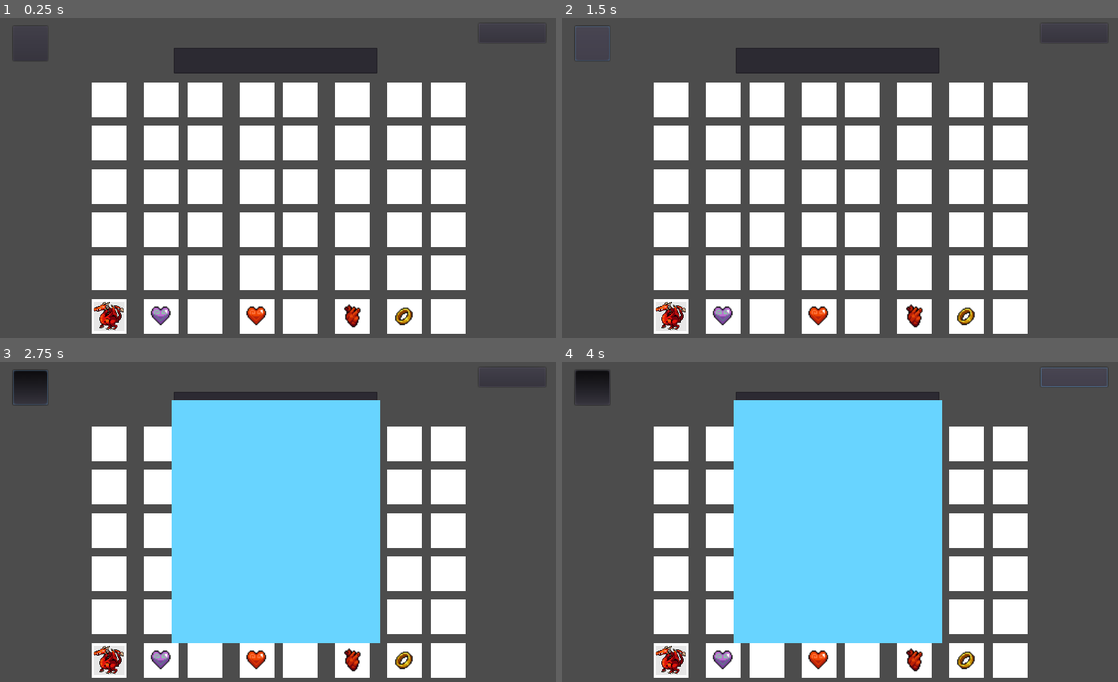
Above: before the commit, frames 1-4 (two rows, left to right).
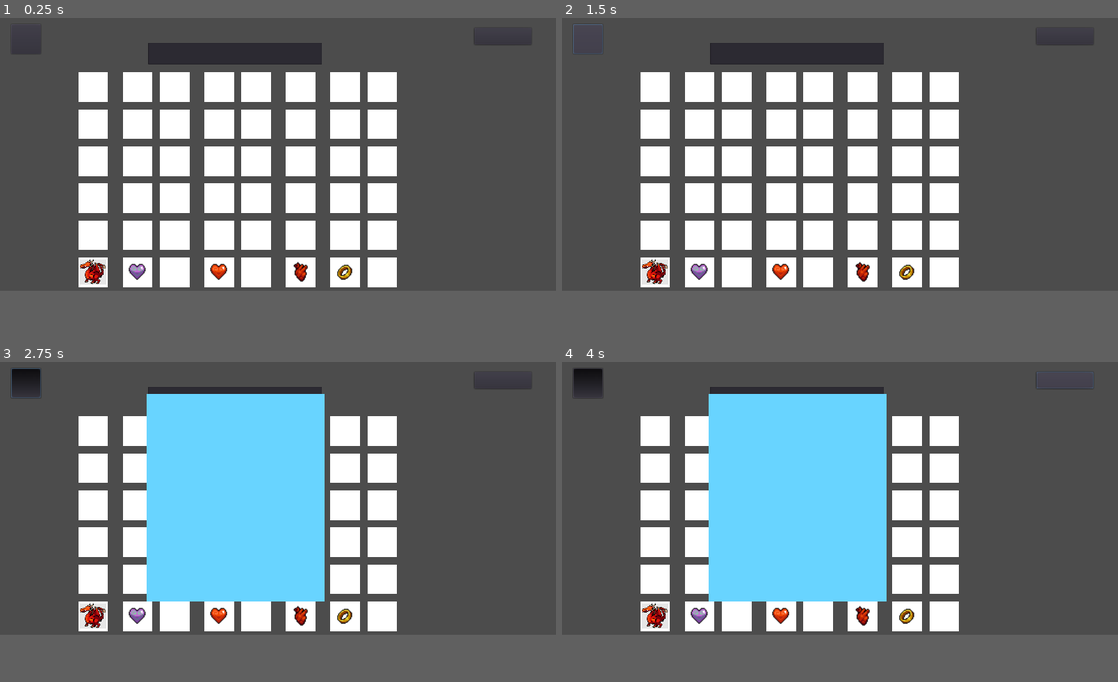
Above: after the commit, the same moments.

Repository: shortcakesweets/necro-wordle
Game: Godot game, scene res://tscn/cotndle.tscn
The game is run twice, just before and just after one commit, with the same random seed, the same clock (stepped at 60 frames per second) and the same inputs.
Inputs:
- Up to frame 1 (0.25 s): no input
- Up to frame 2 (1.5 s): click "?" at 0.5 s; click "?" at 1.25 s
- Up to frame 3 (2.75 s): click "?" at 2 s
- Up to frame 4 (4 s): click "reset" at 2.75 s
In our replay, the window is 800x468 before the commit and 800x400 after it. These sizes can differ from the game's own. Grey fills any space a smaller window leaves; there, only what the larger window draws over its background counts as a difference.

The runs differ from the first frame. In frame 1, 33% of the frame differs, in the area x 2-96%, y 2-99%; in frame 2, 33%; in frame 3, 34%; in frame 4, 34%, in the area x 1-99%, y 1-99%.

Commit message:
resolution bugfix2

Diff:
--- a/project/project.godot
+++ b/project/project.godot
@@ -20,6 +20,7 @@
 
 [display]
 
+window/size/width=1200
 window/stretch/mode="2d"
 window/stretch/aspect="keep"
 
--- a/project/tscn/Guess.tscn
+++ b/project/tscn/Guess.tscn
@@ -34,7 +34,7 @@
 margin_top = -48.0
 margin_right = 832.0
 margin_bottom = 48.0
-text = "Monster1
+text = "cursed wraith(z5 yellow spirit)
 Monster2
 Monster3"
 valign = 1
--- a/project/tscn/cotndle.tscn
+++ b/project/tscn/cotndle.tscn
@@ -68,12 +68,12 @@
 default_color = Color( 1, 0, 0, 1 )
 
 [node name="Button" type="Button" parent="Control"]
-anchor_right = 1.0
+anchor_right = 1.172
 anchor_bottom = 1.0
-margin_left = 882.0
-margin_top = 19.0
-margin_right = -19.0
-margin_bottom = -545.0
+margin_left = 1024.0
+margin_top = 32.0
+margin_right = -53.1281
+margin_bottom = -532.0
 text = "reset"
 
 [node name="Label" type="Label" parent="Control"]
Not shown, changed: Version3/Necro-wordle.pck
Not shown, changed: Version3/html5/necrodle.html
Not shown, changed: Version3/html5/necrodle.pck
